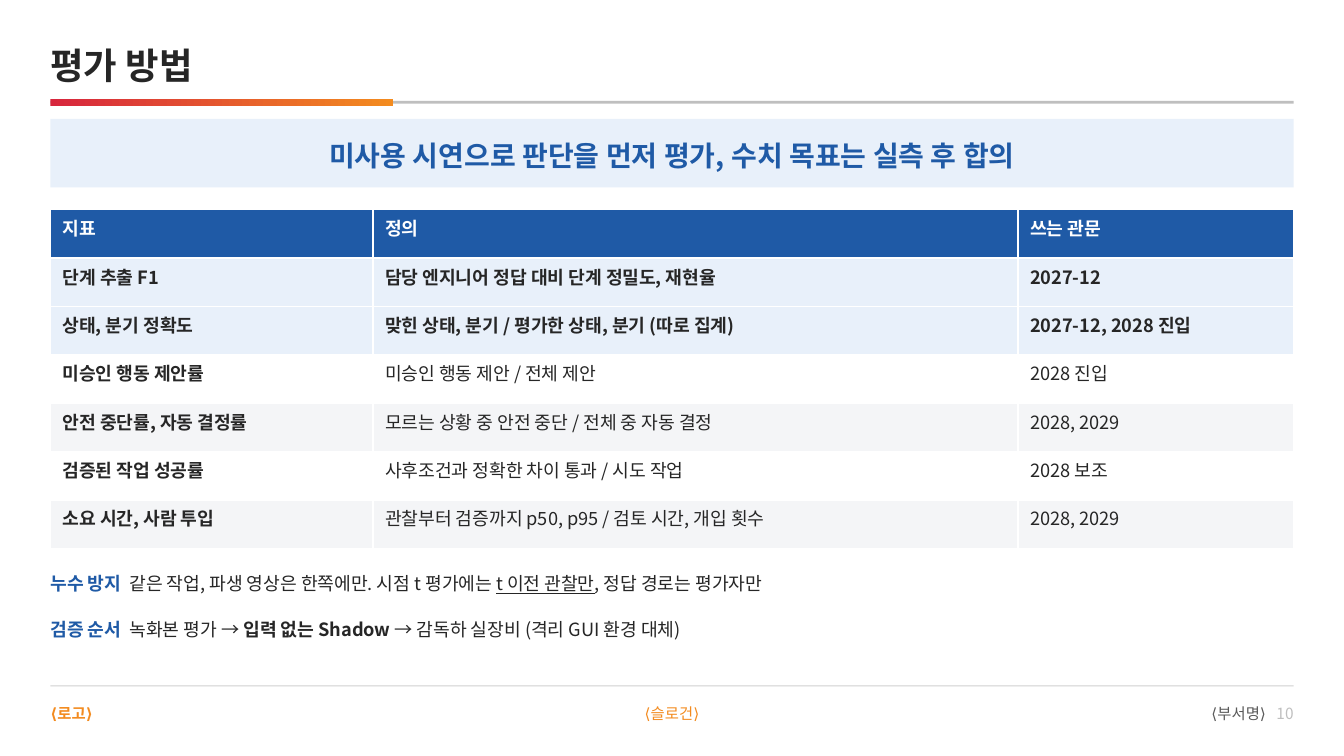
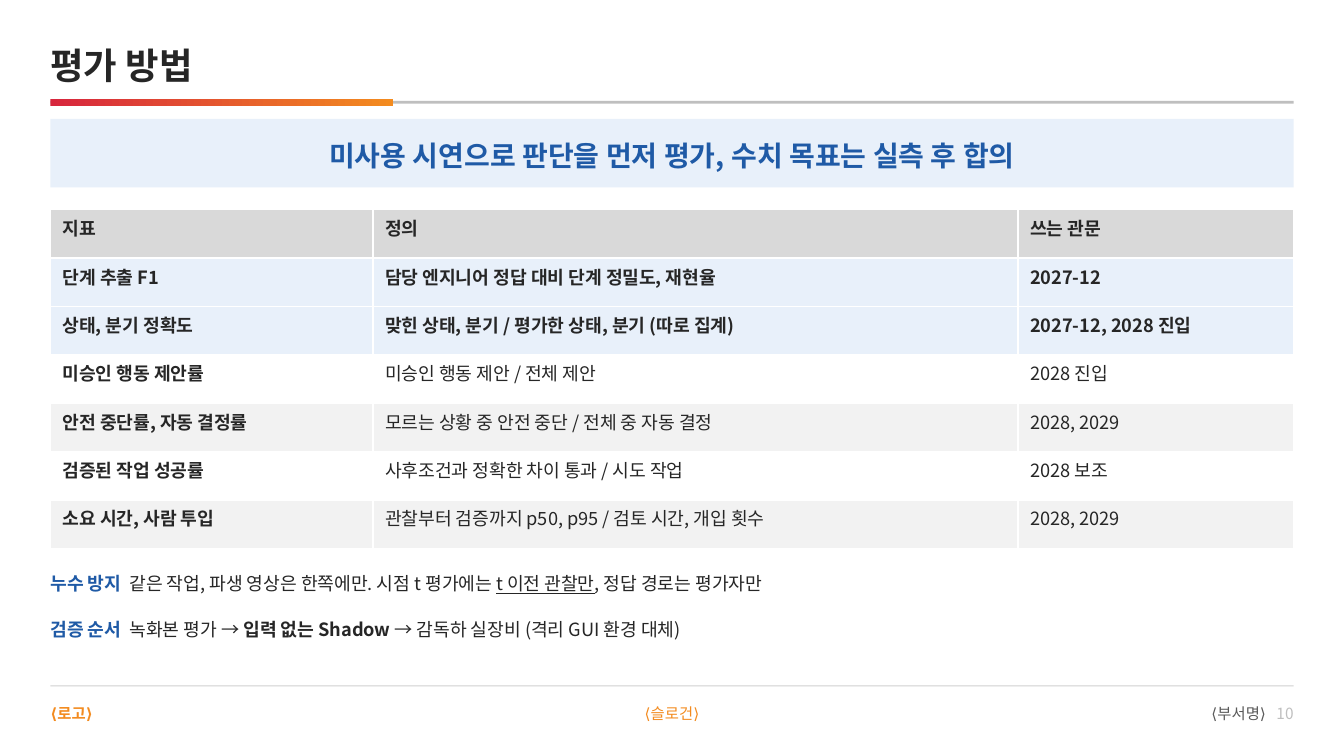
Before and after one commit to DarrenKoi/pm_notes, a slide deck: slide 10 of my-task/arc-tf/deliverables/arc-tf-team-full.pptx. Drawn at 1344x756 pixels with LibreOffice and Linux fonts; fonts in the diff are those of the drawing. Boxes give left, top, right and bottom in pixels: in the first picture for what was removed or moved away, otherwise in the second. Text is boxed around its words. In the diff, an @@ line names an element or a change of style, - is before the commit and + after.

```diff
--- a/my-task/arc-tf/deliverables/arc-tf-team-full.pptx
+++ b/my-task/arc-tf/deliverables/arc-tf-team-full.pptx
@@ table at bbox=[50, 210, 1294, 548] @@
@@ fill #1F5AA6 to #D9D9D9 in row 1 @@
@@ fill #F4F5F7 to #F2F2F2 in 6 cells @@
@@ text colour #FFFFFF to #262626 in "지표", "정의", "쓰는 관문" @@
```
Also in this commit, not shown: 14 other slides changed, 3 other files.
